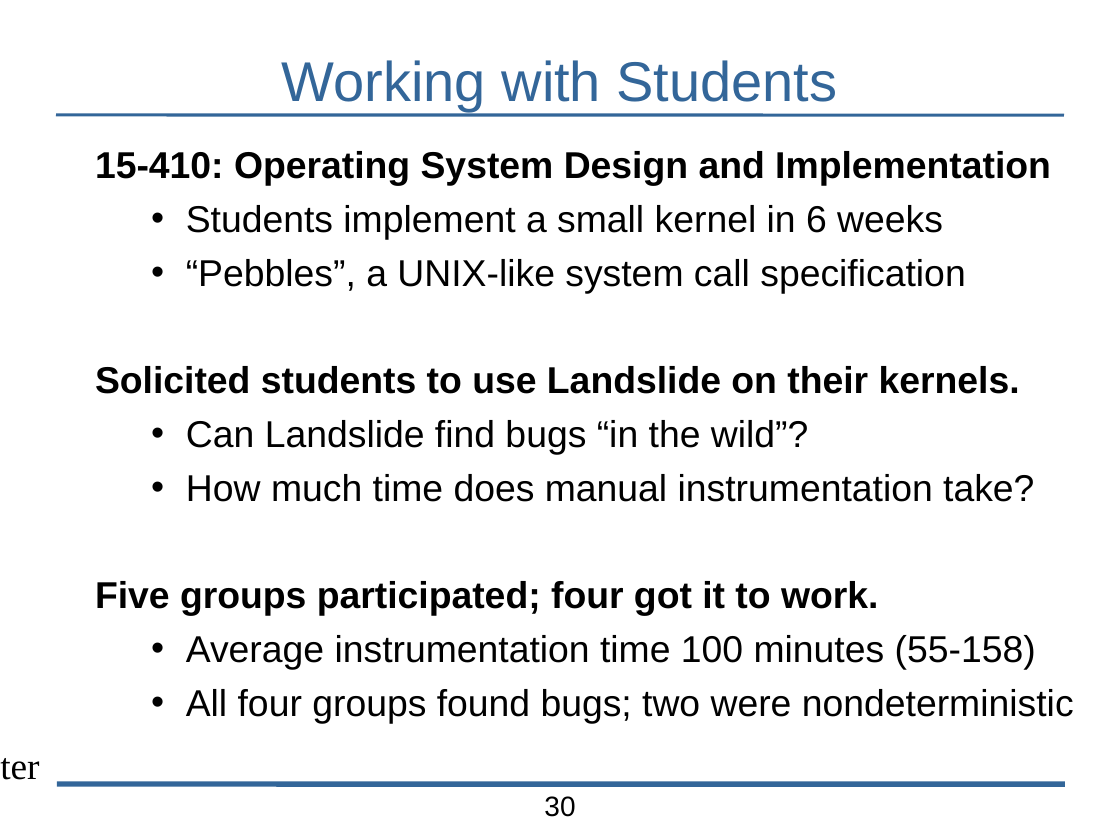
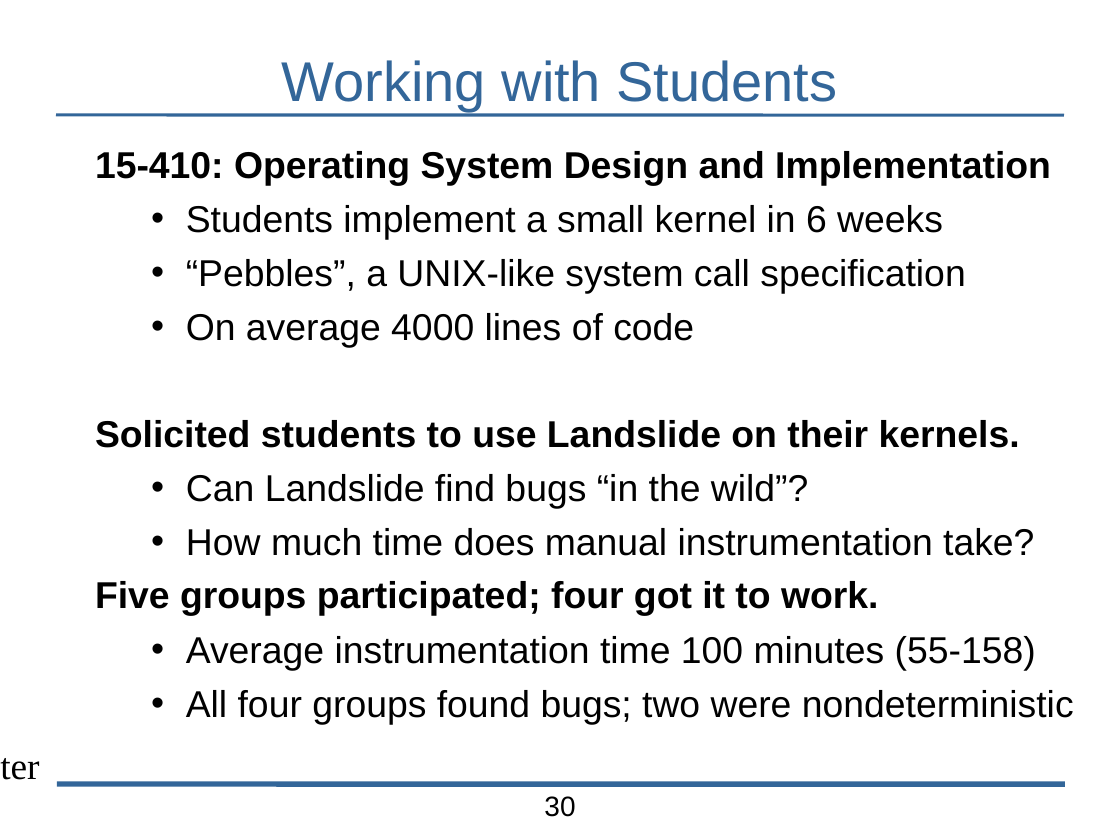
Before and after one commit to bblum/talks, a slide deck: slide 30 of pdl-retreat/pdl-talk.odp. Drawn at 1120x840 pixels with LibreOffice and Linux fonts; fonts in the diff are those of the drawing; background and template pictures are left out. Boxes give left, top, right and bottom in pixels: in the first picture for what was removed or moved away, otherwise in the second. Text is boxed around its words. In the diff, an @@ line names an element or a change of style, - is before the commit and + after.

```diff
--- a/pdl-retreat/pdl-talk.odp
+++ b/pdl-retreat/pdl-talk.odp
@@ text at [186, 313, 694, 348]: paragraph added @@
+  • On average 4000 lines of code
```
Also in this commit, not shown: 6 other slides changed, 1 other file.
